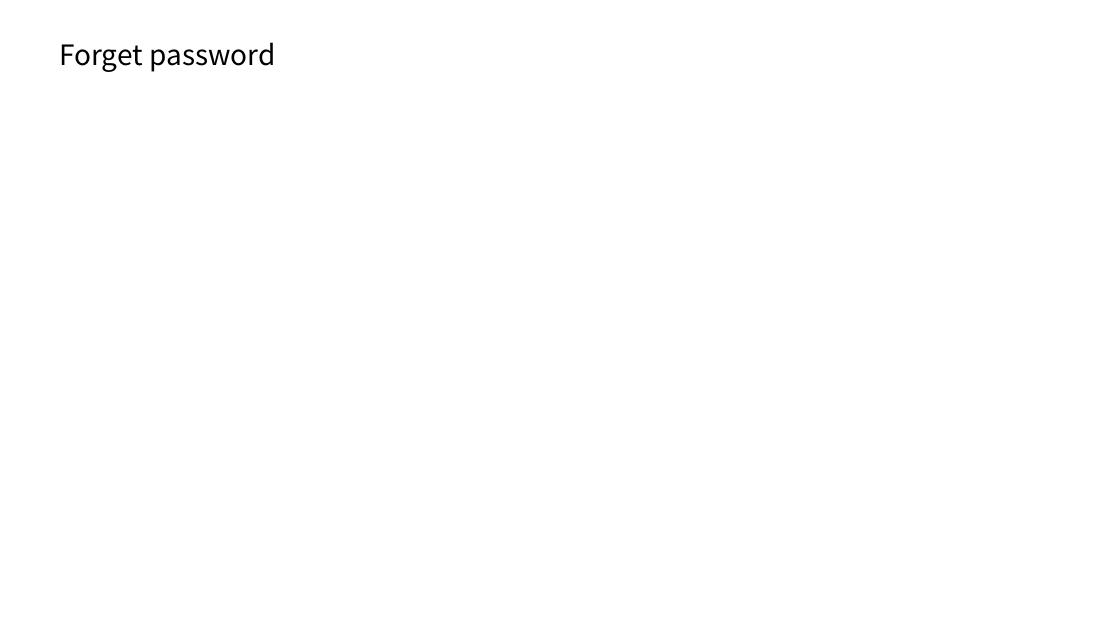
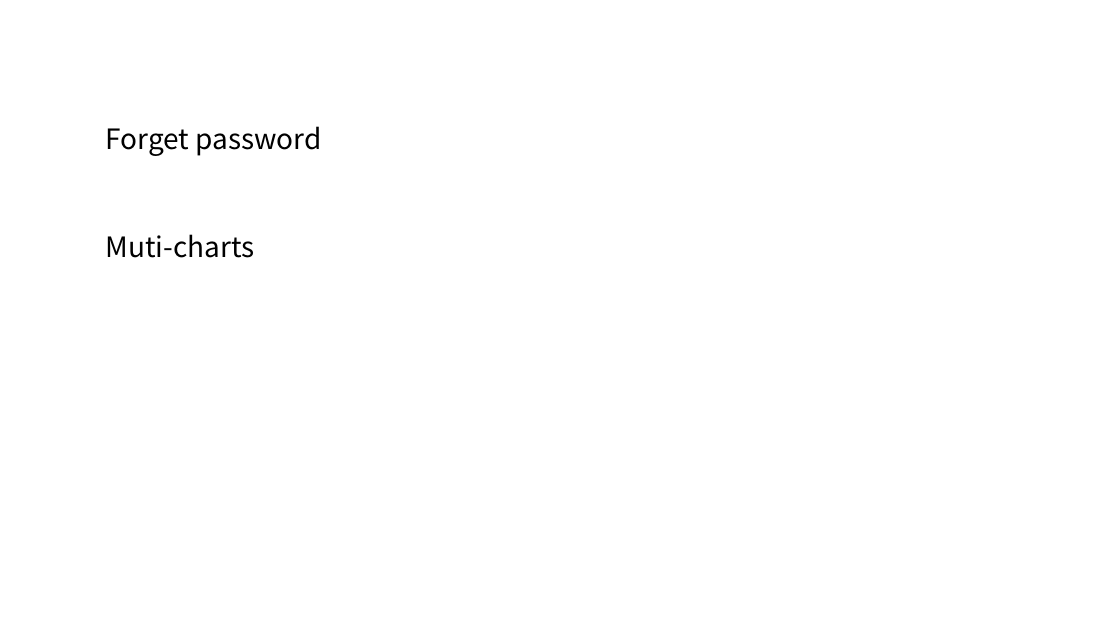
Before and after one commit to 7000qwq/gold, a slide deck: slide 65 of design.pptx (slide 66 before the commit). Drawn at 1120x630 pixels with LibreOffice and Linux fonts; fonts in the diff are those of the drawing. Boxes give left, top, right and bottom in pixels: in the first picture for what was removed or moved away, otherwise in the second. Text is boxed around its words. In the diff, an @@ line names an element or a change of style, - is before the commit and + after.

```diff
--- a/design.pptx
+++ b/design.pptx
@@ text "Forget password": place and size @@
-text "Forget password" at (59, 42, 275, 72)
+text "Forget password" at (106, 126, 322, 156)
@@ text added at (106, 234, 255, 258), 24 pt, text #000000 @@
+Muti-charts
```
Also in this commit, not shown: 1 other slide changed, 2 slides removed, 5 other files.
